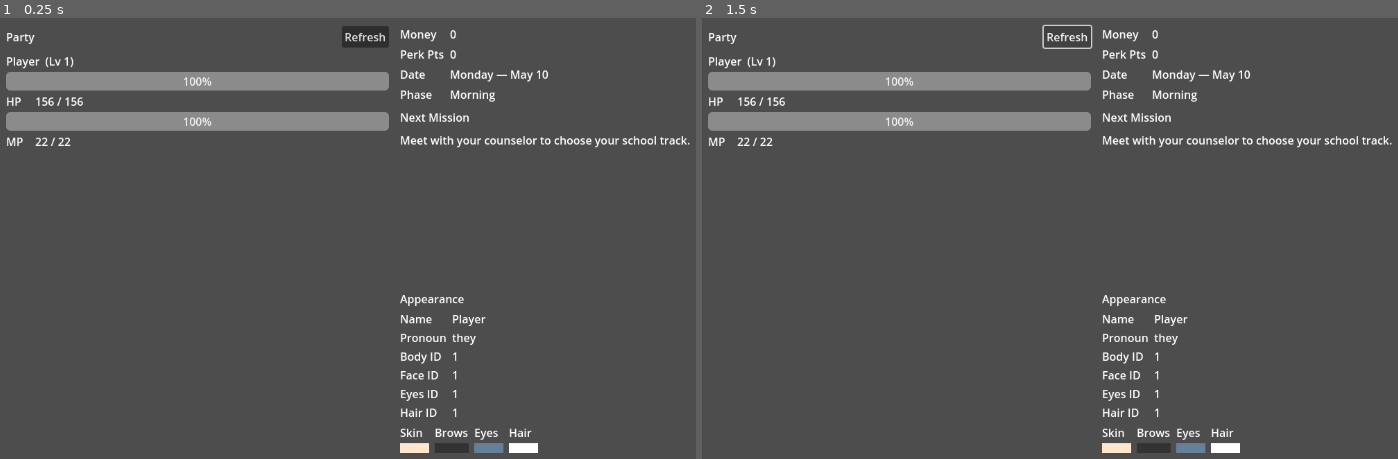
Above: before the commit, frames 1-2 (left to right).
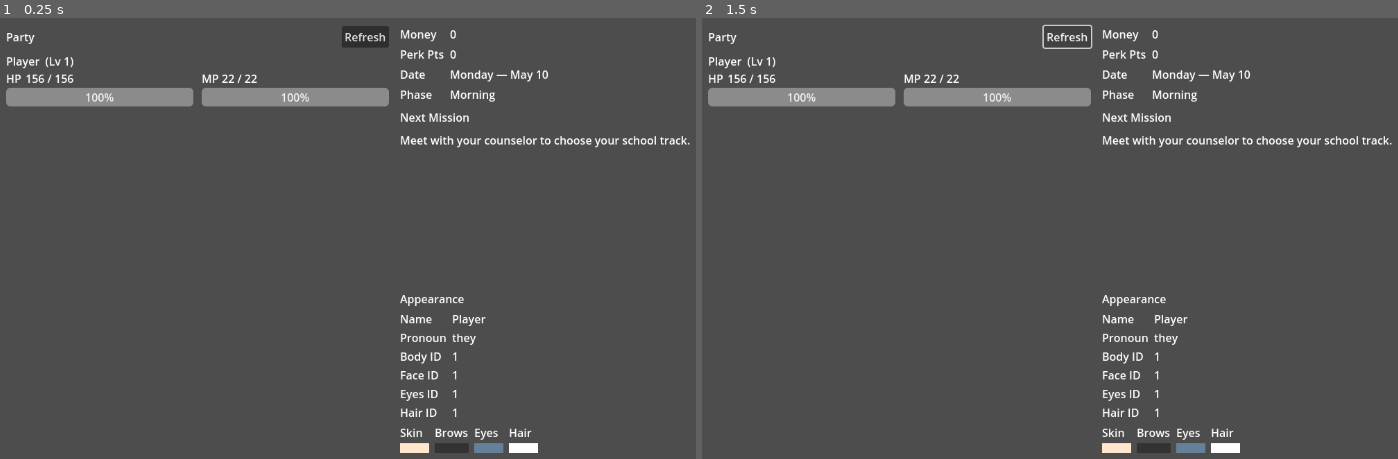
Above: after the commit, the same moments.

Repository: Cristal-Lucina/Psyokin
Game: Godot game, scene res://scenes/main_menu/panels/StatusPanel.tscn
Two runs of this game, one before a commit and one after it. Both use one fixed random seed, a clock stepped at 60 frames per second and the inputs below. This scene is started directly instead of the project's main scene.
Inputs:
- Up to frame 1 (0.25 s): no input
- Up to frame 2 (1.5 s): click "Refresh" at 0.5 s; click "Refresh" at 1.25 s

The runs differ from the first frame. In frame 1, 6.4% of the frame differs, in the area x 0-56%, y 12-30%; in frame 2, 6.4%.

Commit message:
Optimize status menu layout: HP/MP now side-by-side
Changed the party member display in StatusPanel to show HP and MP
horizontally next to each other instead of stacked vertically. This
significantly reduces vertical space usage, allowing a full roster
to be visible on one screen without scrolling.

Changes:
- HP and MP bars now display side-by-side in a horizontal layout
- Reduced vertical spacing from 4px to 2px between elements
- Reduced label minimum width from 36px to 24px for compactness
- Each party member now takes approximately 50% less vertical space

🤖 Generated with [Claude Code](https://claude.com/claude-code)

Co-Authored-By: Claude <noreply@anthropic.com>

Diff:
--- a/scripts/main_menu/panels/StatusPanel.gd
+++ b/scripts/main_menu/panels/StatusPanel.gd
@@ -234,44 +234,77 @@
 		var it: Dictionary = it_v
 
 		var row := VBoxContainer.new()
-		row.add_theme_constant_override("separation", 4)
-
+		row.add_theme_constant_override("separation", 2)
+
+		# Name label
 		var disp := Label.new()
 		disp.text = String(it.get("name", "Member"))
 		row.add_child(disp)
 
-		var hp_box := HBoxContainer.new(); hp_box.add_theme_constant_override("separation", 6)
-		var hp_lbl := Label.new(); hp_lbl.custom_minimum_size.x = 36; hp_lbl.text = "HP"
-		var hp_val := Label.new()
+		# Horizontal container for HP and MP side by side
+		var stats_row := HBoxContainer.new()
+		stats_row.add_theme_constant_override("separation", 12)
+		stats_row.size_flags_horizontal = Control.SIZE_EXPAND_FILL
+
+		# HP Section (compact)
+		var hp_section := VBoxContainer.new()
+		hp_section.add_theme_constant_override("separation", 2)
+		hp_section.size_flags_horizontal = Control.SIZE_EXPAND_FILL
+
 		var hp_i: int = int(it.get("hp", -1))
 		var hp_max_i: int = int(it.get("hp_max", -1))
+
+		var hp_label_box := HBoxContainer.new()
+		hp_label_box.add_theme_constant_override("separation", 4)
+		var hp_lbl := Label.new()
+		hp_lbl.text = "HP"
+		hp_lbl.custom_minimum_size.x = 24
+		var hp_val := Label.new()
 		hp_val.text = _fmt_pair(hp_i, hp_max_i)
-		hp_box.add_child(hp_lbl); hp_box.add_child(hp_val)
+		hp_label_box.add_child(hp_lbl)
+		hp_label_box.add_child(hp_val)
+		hp_section.add_child(hp_label_box)
+
 		if hp_i >= 0 and hp_max_i > 0:
 			var hp_bar := ProgressBar.new()
 			hp_bar.size_flags_horizontal = Control.SIZE_EXPAND_FILL
 			hp_bar.min_value = 0.0
 			hp_bar.max_value = float(hp_max_i)
-			hp_bar.value     = clamp(float(hp_i), 0.0, float(hp_max_i))
-			row.add_child(hp_bar)
-		row.add_child(hp_box)
-
-		var mp_box := HBoxContainer.new(); mp_box.add_theme_constant_override("separation", 6)
-		var mp_lbl := Label.new(); mp_lbl.custom_minimum_size.x = 36; mp_lbl.text = "MP"
-		var mp_val := Label.new()
+			hp_bar.value = clamp(float(hp_i), 0.0, float(hp_max_i))
+			hp_section.add_child(hp_bar)
+
+		stats_row.add_child(hp_section)
+
+		# MP Section (compact)
+		var mp_section := VBoxContainer.new()
+		mp_section.add_theme_constant_override("separation", 2)
+		mp_section.size_flags_horizontal = Control.SIZE_EXPAND_FILL
+
 		var mp_i: int = int(it.get("mp", -1))
 		var mp_max_i: int = int(it.get("mp_max", -1))
+
+		var mp_label_box := HBoxContainer.new()
+		mp_label_box.add_theme_constant_override("separation", 4)
+		var mp_lbl := Label.new()
+		mp_lbl.text = "MP"
+		mp_lbl.custom_minimum_size.x = 24
+		var mp_val := Label.new()
 		mp_val.text = _fmt_pair(mp_i, mp_max_i)
-		mp_box.add_child(mp_lbl); mp_box.add_child(mp_val)
+		mp_label_box.add_child(mp_lbl)
+		mp_label_box.add_child(mp_val)
+		mp_section.add_child(mp_label_box)
+
 		if mp_i >= 0 and mp_max_i > 0:
 			var mp_bar := ProgressBar.new()
 			mp_bar.size_flags_horizontal = Control.SIZE_EXPAND_FILL
 			mp_bar.min_value = 0.0
 			mp_bar.max_value = float(mp_max_i)
-			mp_bar.value     = clamp(float(mp_i), 0.0, float(mp_max_i))
-			row.add_child(mp_bar)
-		row.add_child(mp_box)
-
+			mp_bar.value = clamp(float(mp_i), 0.0, float(mp_max_i))
+			mp_section.add_child(mp_bar)
+
+		stats_row.add_child(mp_section)
+
+		row.add_child(stats_row)
 		_party.add_child(row)
 
 	await get_tree().process_frame
